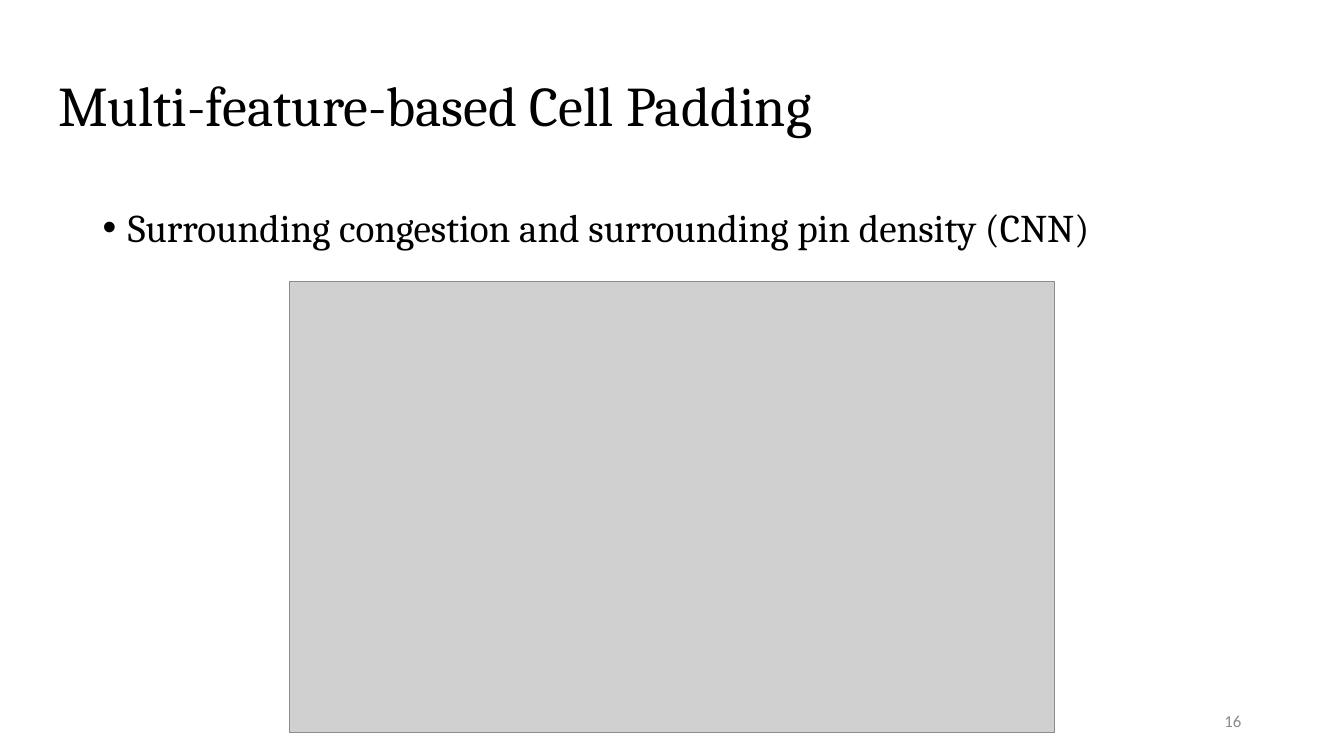
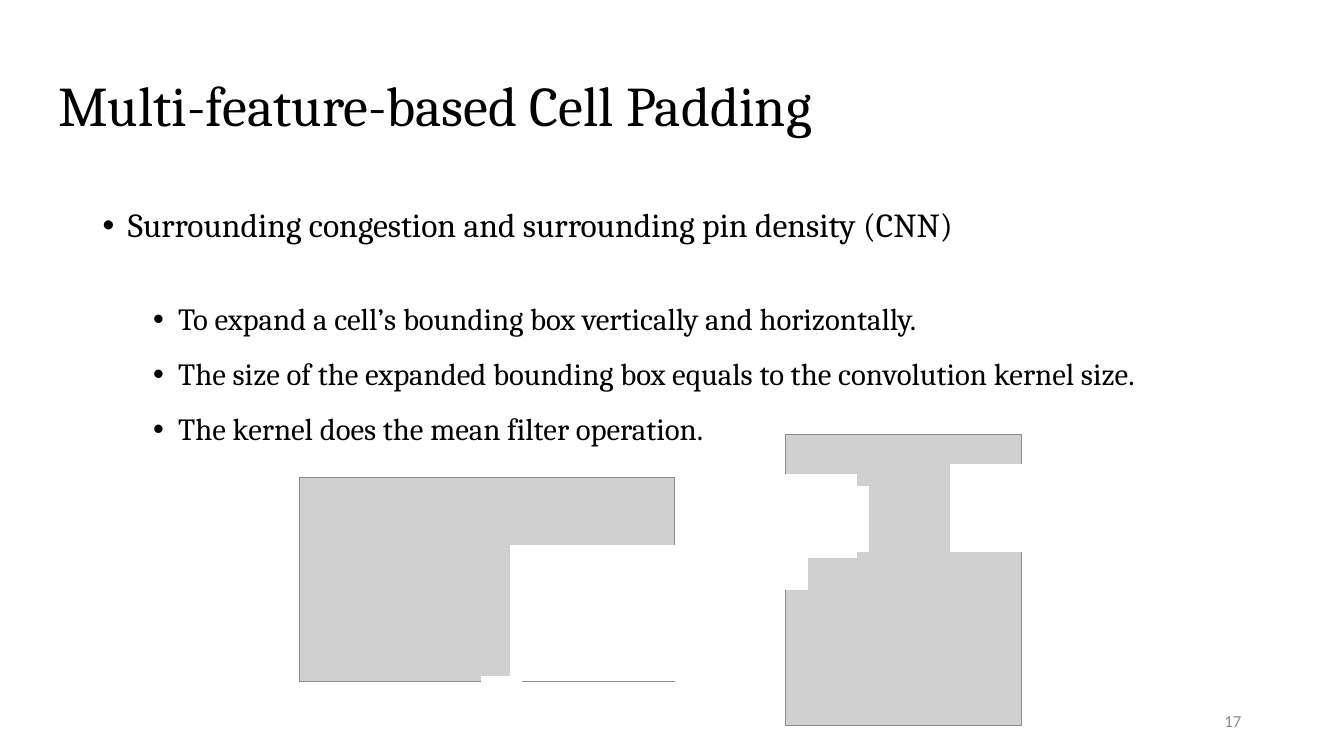
Before and after one commit to Pacific-Feng-Studuies/Studied-Papers, a slide deck: slide 18 of GM/Placement/PUFFER A Routability-Driven Placement Framework via Cell Padding/PUFFER A Routability-Driven Placement Framework via Cell Padding.pptx (slide 17 before the commit). Drawn at 1344x756 pixels with LibreOffice and Linux fonts; fonts in the diff are those of the drawing; grey boxes stand for pictures. Boxes give left, top, right and bottom in pixels: in the first picture for what was removed or moved away, otherwise in the second. Text is boxed around its words. In the diff, an @@ line names an element or a change of style, - is before the commit and + after.

```diff
--- a/GM/Placement/PUFFER A Routability-Driven Placement Framework via Cell Padding/PUFFER A Routability-Driven Placement Framework via Cell Padding.pptx
+++ b/GM/Placement/PUFFER A Routability-Driven Placement Framework via Cell Padding/PUFFER A Routability-Driven Placement Framework via Cell Padding.pptx
@@ text at (x1=128, y1=213, x2=953, y2=245): size 28 to 24 pt in "Surrounding congestion and surrounding pin density (CNN)" @@
@@ picture removed at (x1=289, y1=282, x2=1054, y2=733) @@
@@ text at (x1=178, y1=308, x2=1135, y2=447): paragraphs added @@
+  • To expand a cell’s bounding box vertically and horizontally.
+  • The size of the expanded bounding box equals to the convolution kernel size.
+  • The kernel does the mean filter operation.
@@ picture added at (x1=299, y1=478, x2=675, y2=682) @@
@@ group added at (x1=692, y1=435, x2=1067, y2=725): 4 rectangles, 1 picture @@
@@ rectangle added at (x1=511, y1=545, x2=675, y2=681), fill #FFFFFF, outline #FFFFFF 1 pt @@
@@ rectangle added at (x1=482, y1=678, x2=521, y2=683), fill #FFFFFF, outline #FFFFFF 1 pt @@
@@ page number at (x1=1224, y1=716, x2=1241, y2=727): text changed @@
-16
+17
```
Also in this commit, not shown: 13 other slides changed, 4 slides added, 1 other file.
